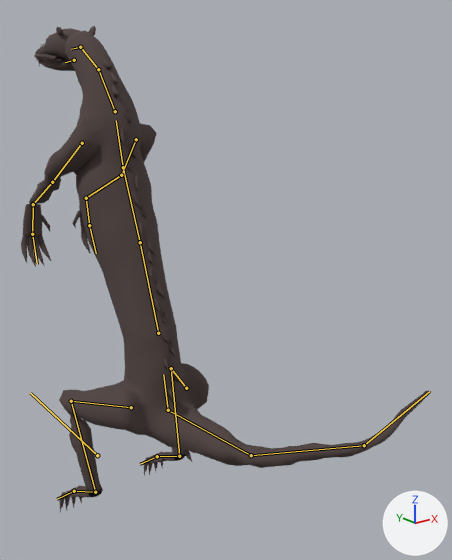
The glTF model content/art/models/climber.glb as it was, and as the next commit left it.
Rendered twice from a 50 mm camera at (-0.918, -1.926, 1.467) aimed at (0.291, -0.415, 0.863). Arrows for +X, +Y and +Z are at lower right; the lights stay in place. The picture after the commit comes second. Both versions are drawn at frame 0 of the action 'crouch'; the numbers are the values there. The bones that bend it are drawn over the model as lines.

Objects in the first picture: 'body', 'fur', 'hands', 'head'.
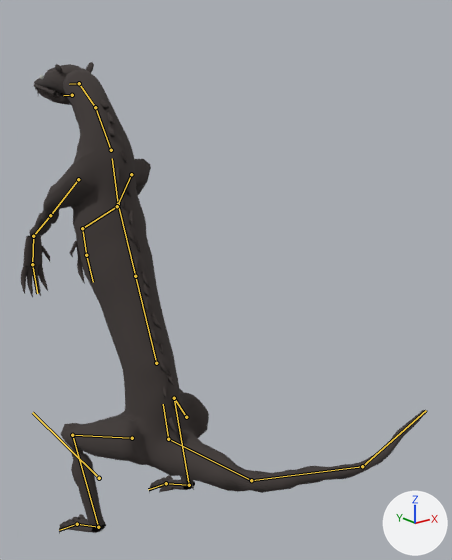
What differs and where, as boxes (x1, y1, x2, y2) in the pictures (452 x 560 px):
```json
{"object": "body", "change": "posed", "before": [29, 30, 431, 492], "after": [29, 68, 428, 527]}
{"object": "hands", "change": "posed", "before": [21, 201, 185, 513], "after": [21, 236, 195, 533], "on screen": "6% wider"}
{"object": "fur", "change": "posed", "before": [102, 57, 192, 462], "after": [99, 97, 194, 490]}
{"object": "head", "change": "posed", "before": [34, 26, 96, 71], "after": [34, 62, 94, 105]}
{"bone": "root", "before": "(97, 455) to (30, 393)", "after": "(99, 478) to (32, 412)"}
{"bone": "pelvis", "before": "(168, 410) to (163, 374)", "after": "(168, 439) to (163, 404)"}
{"bone": "spine_02", "before": "(140, 242) to (123, 167)", "after": "(135, 276) to (118, 204)"}
{"bone": "spine_03", "before": "(123, 167) to (116, 120)", "after": "(118, 204) to (112, 158)"}
{"bone": "upper_fl", "before": "(82, 143) to (52, 182)", "after": "(78, 179) to (50, 215)"}
{"bone": "lower_fl", "before": "(52, 182) to (33, 204)", "after": "(50, 215) to (33, 236)"}
{"bone": "hand_fl", "before": "(33, 204) to (32, 234)", "after": "(33, 236) to (32, 264)"}
{"bone": "upper_fr", "before": "(136, 139) to (121, 175)", "after": "(131, 174) to (117, 206)"}
{"bone": "lower_fr", "before": "(121, 175) to (86, 198)", "after": "(117, 206) to (82, 228)"}
{"bone": "hand_fr", "before": "(86, 198) to (89, 225)", "after": "(82, 228) to (86, 255)"}
{"bone": "upper_hl", "before": "(131, 407) to (71, 401)", "after": "(132, 438) to (72, 435)"}
{"bone": "lower_hl", "before": "(71, 401) to (95, 492)", "after": "(72, 435) to (98, 527)"}
{"bone": "hand_hl", "before": "(95, 492) to (74, 491)", "after": "(98, 527) to (77, 524)"}
{"bone": "upper_hr", "before": "(186, 388) to (171, 368)", "after": "(186, 417) to (174, 398)"}
{"bone": "lower_hr", "before": "(171, 368) to (179, 456)", "after": "(174, 398) to (189, 485)"}
{"bone": "hand_hr", "before": "(179, 456) to (157, 456)", "after": "(189, 485) to (166, 483)"}
```

Edits to the scene script, one JSON object a line:
```json
{"block": "bone_root", "where": "bone_root = bpy.data.objects['SK_Climber'].pose.bones['root']"}
{"op": "set", "path": "bone_root.location", "old": "(0.0, 0.0, 0.12)", "new": "(0.0, 0.0, 0.02)"}
{"block": "bone_pelvis", "where": "bone_pelvis = bpy.data.objects['SK_Climber'].pose.bones['pelvis']  # child of 'root'"}
{"op": "set", "path": "bone_pelvis.rotation_quaternion", "old": "(0.848, 0.53, 0.0, 0.0)", "new": "(0.866, 0.5, 0.0, 0.0)", "note": "degrees (64, 0, 0) -> degrees (60, 0, 0)"}
{"block": "bone_spine_02", "where": "bone_spine_02 = bpy.data.objects['SK_Climber'].pose.bones['spine_02']  # child of 'spine_01'"}
{"op": "set", "path": "bone_spine_02.rotation_quaternion", "old": "(0.999, 0.052, 0.0, 0.0)", "new": "(0.998, 0.07, 0.0, 0.0)", "note": "degrees (6, 0, 0) -> degrees (8, 0, 0)"}
{"block": "bone_spine_03", "where": "bone_spine_03 = bpy.data.objects['SK_Climber'].pose.bones['spine_03']  # child of 'spine_02'"}
{"op": "set", "path": "bone_spine_03.rotation_quaternion", "old": "(1.0, 0.017, 0.0, 0.0)", "new": "(0.999, 0.052, 0.0, 0.0)", "note": "degrees (2, 0, 0) -> degrees (6, 0, 0)"}
{"block": "bone_upper_fl", "where": "bone_upper_fl = bpy.data.objects['SK_Climber'].pose.bones['upper_fl']  # child of 'spine_03'"}
{"op": "set", "path": "bone_upper_fl.rotation_quaternion", "old": "(0.866, -0.064, -0.495, -0.033)", "new": "(0.935, -0.071, -0.346, -0.028)", "note": "degrees (-9, -60, 1) -> degrees (-9, -41, 0)"}
{"block": "bone_lower_fl", "where": "bone_lower_fl = bpy.data.objects['SK_Climber'].pose.bones['lower_fl']  # child of 'upper_fl'"}
{"op": "set", "path": "bone_lower_fl.rotation_quaternion", "old": "(0.725, -0.688, -0.027, -0.009)", "new": "(0.752, -0.659, -0.026, -0.009)", "note": "degrees (-87, -3, 1) -> degrees (-82, -3, 1)"}
{"block": "bone_hand_fl", "where": "bone_hand_fl = bpy.data.objects['SK_Climber'].pose.bones['hand_fl']  # child of 'lower_fl'"}
{"op": "set", "path": "bone_hand_fl.rotation_quaternion", "old": "(0.673, -0.506, 0.502, 0.196)", "new": "(0.727, -0.555, 0.374, 0.151)", "note": "degrees (-92, 61, -30) -> degrees (-81, 45, -16)"}
{"block": "bone_upper_fr", "where": "bone_upper_fr = bpy.data.objects['SK_Climber'].pose.bones['upper_fr']  # child of 'spine_03'"}
{"op": "set", "path": "bone_upper_fr.rotation_quaternion", "old": "(0.866, -0.064, 0.495, 0.033)", "new": "(0.935, -0.071, 0.346, 0.028)", "note": "degrees (-9, 60, -1) -> degrees (-9, 41, 0)"}
{"block": "bone_lower_fr", "where": "bone_lower_fr = bpy.data.objects['SK_Climber'].pose.bones['lower_fr']  # child of 'upper_fr'"}
{"op": "set", "path": "bone_lower_fr.rotation_quaternion", "old": "(0.725, -0.688, 0.027, 0.009)", "new": "(0.752, -0.659, 0.026, 0.009)", "note": "degrees (-87, 3, -1) -> degrees (-82, 3, -1)"}
{"block": "bone_hand_fr", "where": "bone_hand_fr = bpy.data.objects['SK_Climber'].pose.bones['hand_fr']  # child of 'lower_fr'"}
{"op": "set", "path": "bone_hand_fr.rotation_quaternion", "old": "(0.673, -0.506, -0.502, -0.196)", "new": "(0.727, -0.555, -0.374, -0.151)", "note": "degrees (-92, -61, 30) -> degrees (-81, -45, 16)"}
{"block": "bone_upper_hl", "where": "bone_upper_hl = bpy.data.objects['SK_Climber'].pose.bones['upper_hl']  # child of 'pelvis'"}
{"op": "set", "path": "bone_upper_hl.rotation_quaternion", "old": "(0.963, -0.246, 0.064, 0.093)", "new": "(0.961, -0.241, 0.082, 0.102)", "note": "degrees (-28, 10, 9) -> degrees (-27, 12, 9)"}
{"block": "bone_lower_hl", "where": "bone_lower_hl = bpy.data.objects['SK_Climber'].pose.bones['lower_hl']  # child of 'upper_hl'"}
{"op": "set", "path": "bone_lower_hl.rotation_quaternion", "old": "(0.986, 0.167, 0.005, 0.027)", "new": "(0.988, 0.154, 0.005, 0.025)", "note": "degrees (19, 0, 3) -> degrees (18, 0, 3)"}
{"block": "bone_hand_hl", "where": "bone_hand_hl = bpy.data.objects['SK_Climber'].pose.bones['hand_hl']  # child of 'lower_hl'"}
{"op": "set", "path": "bone_hand_hl.rotation_quaternion", "old": "(0.893, -0.446, 0.022, -0.064)", "new": "(0.913, -0.401, 0.001, -0.076)", "note": "degrees (-53, -1, -8) -> degrees (-47, -3, -8)"}
{"block": "bone_upper_hr", "where": "bone_upper_hr = bpy.data.objects['SK_Climber'].pose.bones['upper_hr']  # child of 'pelvis'"}
{"op": "set", "path": "bone_upper_hr.rotation_quaternion", "old": "(0.963, -0.246, -0.064, -0.093)", "new": "(0.961, -0.241, -0.082, -0.102)", "note": "degrees (-28, -10, -9) -> degrees (-27, -12, -9)"}
{"block": "bone_lower_hr", "where": "bone_lower_hr = bpy.data.objects['SK_Climber'].pose.bones['lower_hr']  # child of 'upper_hr'"}
{"op": "set", "path": "bone_lower_hr.rotation_quaternion", "old": "(0.986, 0.167, -0.005, -0.027)", "new": "(0.988, 0.154, -0.005, -0.025)", "note": "degrees (19, 0, -3) -> degrees (18, 0, -3)"}
{"block": "bone_hand_hr", "where": "bone_hand_hr = bpy.data.objects['SK_Climber'].pose.bones['hand_hr']  # child of 'lower_hr'"}
{"op": "set", "path": "bone_hand_hr.rotation_quaternion", "old": "(0.893, -0.446, -0.022, 0.064)", "new": "(0.913, -0.401, -0.001, 0.076)", "note": "degrees (-53, 1, 8) -> degrees (-47, 3, 8)"}
```
